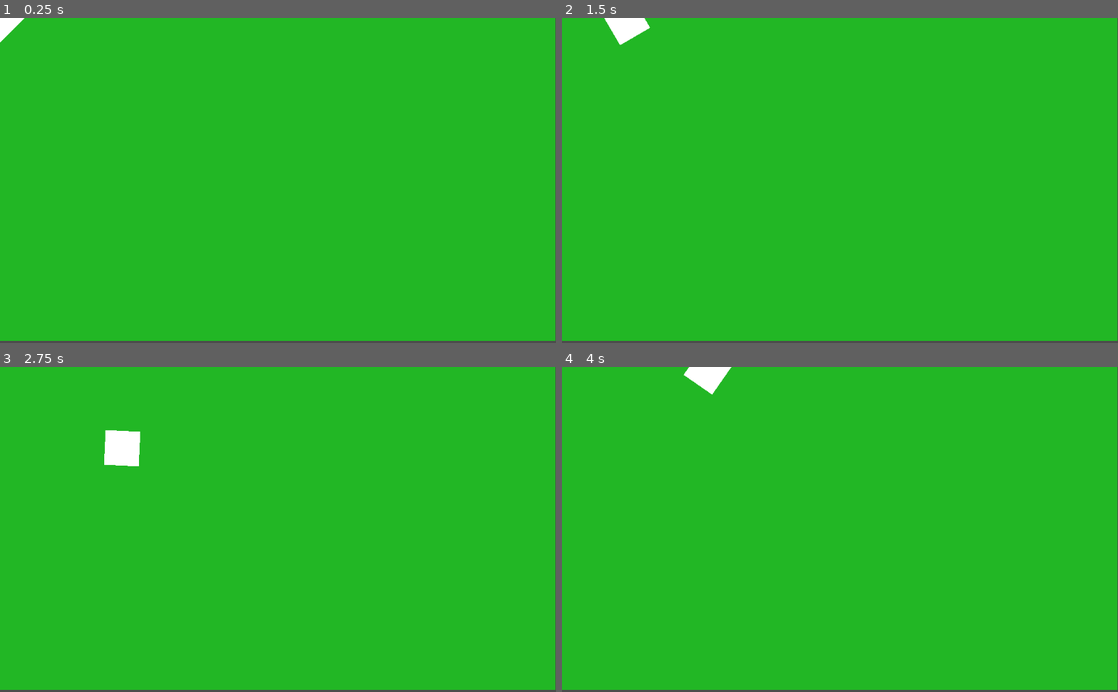
Above: before the commit, frames 1-4 (two rows, left to right).
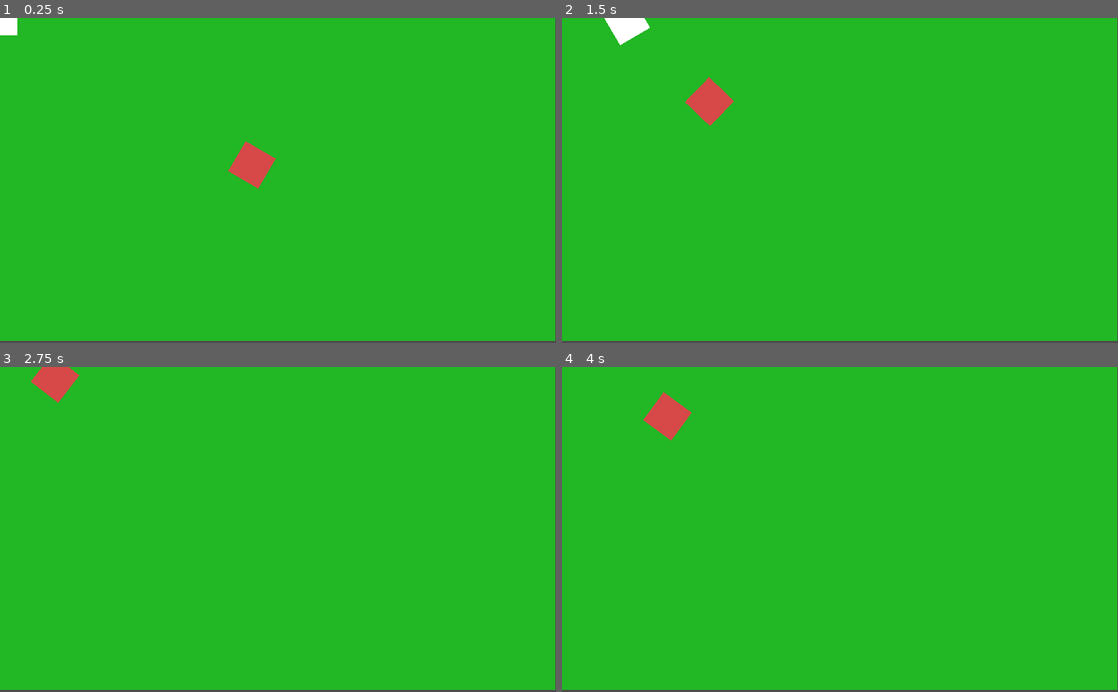
Above: after the commit, the same moments.

Repository: kevinlights/chromatic-fever
Game: Godot game, scene res://Game.tscn
Two runs of this game, one before a commit and one after it. Both use one fixed random seed, a clock stepped at 60 frames per second and the inputs below.
Inputs (mouse positions are in pixels of both pictures, inside the frame that each line leads up to):
- Up to frame 1 (0.25 s): no input
- Up to frame 2 (1.5 s): move the mouse to (962, 164) at 0.52 s; hold Right (ui_right) 0.53-1.28 s; move the mouse to (728, 196) at 1.27 s; hold Down (ui_down) from 1.28 s (still down)
- Up to frame 3 (2.75 s): move the mouse to (333, 458) at 2.02 s; release Down (ui_down) at 2.03 s; hold Right (ui_right) from 2.03 s (still down)
- Up to frame 4 (4 s): move the mouse to (812, 594) at 2.77 s; release Right (ui_right) at 2.78 s; hold Up (ui_up) 2.78-3.53 s; move the mouse to (1006, 578) at 3.52 s; hold Left (ui_left) from 3.53 s (still down)

The runs differ from the first frame. In frame 1, 0.7% of the frame differs, in the area x 0-50%, y 0-53%; in frame 2, 0.7%; in frame 3, 1.3%, in the area x 5-26%, y 0-31%; in frame 4, 1.1%.

Commit message:
Enemies base + Mort joueur

Diff:
--- /dev/null
+++ b/Enemies/Enemy.gd
@@ -0,0 +1,42 @@
+extends KinematicBody2D
+
+class_name Enemy
+
+export var acceleration : int = 300
+export var deceleration : int = 300
+export var top_speed : int = 200
+
+onready var player : KinematicBody2D = get_node("/root/Game/Player")
+
+#Movement
+var accel_direction : Vector2
+var decel_direction : Vector2
+var velocity : Vector2 = Vector2()
+
+# Called when the node enters the scene tree for the first time.
+func _ready():
+	pass # Replace with function body.
+
+func _physics_process(delta):
+	accel_direction = Vector2()
+	decel_direction = Vector2()
+
+	accel_direction = movement_oracle()
+
+	if accel_direction.x == 0:
+		decel_direction.x = (velocity.normalized()*-1).x
+	if accel_direction.y == 0:
+		decel_direction.y = (velocity.normalized()*-1).y
+
+	velocity += acceleration*accel_direction.normalized()*delta
+	velocity += deceleration*decel_direction.normalized()*delta
+
+	var top_directional_speed : Vector2 = velocity.normalized()*top_speed
+	velocity.x = clamp(velocity.x,0 if decel_direction.x < 0 else -abs(top_directional_speed.x),0 if decel_direction.x > 0 else abs(top_directional_speed.x))
+	velocity.y = clamp(velocity.y,0 if decel_direction.y < 0 else -abs(top_directional_speed.y),0 if decel_direction.y > 0 else abs(top_directional_speed.y))
+
+	move_and_slide(velocity,Vector2.UP)
+	look_at(player.global_position)
+
+func movement_oracle() -> Vector2:
+	return (player.global_position - global_position).normalized()
--- /dev/null
+++ b/Enemies/Enemy.tscn
@@ -0,0 +1,30 @@
+[gd_scene load_steps=6 format=2]
+
+[ext_resource path="res://Enemies/Enemy.gd" type="Script" id=1]
+[ext_resource path="res://Assets/square.png" type="Texture" id=2]
+[ext_resource path="res://Enemies/EnemyHitBox.gd" type="Script" id=3]
+
+[sub_resource type="RectangleShape2D" id=1]
+extents = Vector2( 32, 32 )
+
+[sub_resource type="RectangleShape2D" id=2]
+extents = Vector2( 32, 32 )
+
+[node name="Enemy" type="KinematicBody2D"]
+script = ExtResource( 1 )
+
+[node name="BoundingBox" type="CollisionShape2D" parent="."]
+editor/display_folded = true
+shape = SubResource( 1 )
+
+[node name="Sprite" type="Sprite" parent="BoundingBox"]
+modulate = Color( 0.847059, 0.286275, 0.286275, 1 )
+texture = ExtResource( 2 )
+
+[node name="HitBox" type="Area2D" parent="."]
+editor/display_folded = true
+collision_layer = 2
+script = ExtResource( 3 )
+
+[node name="CollisionShape2D" type="CollisionShape2D" parent="HitBox"]
+shape = SubResource( 2 )
--- /dev/null
+++ b/Enemies/EnemyHitBox.gd
@@ -0,0 +1,6 @@
+extends Area2D
+
+onready var player = get_node("/root/Game/Player/HitBox")
+
+func _ready():
+	connect("area_entered",player,"_on_enemy_hit")
--- a/Game.tscn
+++ b/Game.tscn
@@ -1,15 +1,20 @@
-[gd_scene load_steps=4 format=2]
+[gd_scene load_steps=5 format=2]
 
 [ext_resource path="res://Terrain.tscn" type="PackedScene" id=1]
-[ext_resource path="res://Player/Payer.tscn" type="PackedScene" id=2]
-[ext_resource path="res://HUD/HUD.tscn" type="PackedScene" id=3]
+[ext_resource path="res://Player/Player.tscn" type="PackedScene" id=2]
+[ext_resource path="res://Enemies/Enemy.tscn" type="PackedScene" id=3]
+[ext_resource path="res://HUD/HUD.tscn" type="PackedScene" id=4]
 
 [node name="Game" type="Node2D"]
 
 [node name="Terrain" parent="." instance=ExtResource( 1 )]
 
-[node name="Payer" parent="." instance=ExtResource( 2 )]
+[node name="Player" parent="." instance=ExtResource( 2 )]
 
-[node name="Enemies" type="Node" parent="."]
+[node name="Enemies" type="Node2D" parent="."]
+editor/display_folded = true
 
-[node name="HUD" parent="." instance=ExtResource( 3 )]
+[node name="Enemy" parent="Enemies" instance=ExtResource( 3 )]
+position = Vector2( 472.679, 276.241 )
+
+[node name="HUD" parent="." instance=ExtResource( 4 )]
--- a/Player/Payer.tscn
+++ /dev/null
@@ -1,16 +0,0 @@
-[gd_scene load_steps=4 format=2]
-
-[ext_resource path="res://Player/Payer.gd" type="Script" id=1]
-[ext_resource path="res://Assets/square.png" type="Texture" id=2]
-
-[sub_resource type="RectangleShape2D" id=1]
-extents = Vector2( 32, 32 )
-
-[node name="Payer" type="KinematicBody2D"]
-script = ExtResource( 1 )
-
-[node name="CollisionShape2D" type="CollisionShape2D" parent="."]
-shape = SubResource( 1 )
-
-[node name="Sprite" type="Sprite" parent="."]
-texture = ExtResource( 2 )
--- a/Player/Payer.gd
+++ b/Player/Player.gd
@@ -1,12 +1,20 @@
 extends KinematicBody2D
+
+signal player_hit()
+signal player_die()
 
 export var acceleration : int = 300
 export var deceleration : int = 300
 export var top_speed : int = 200
+export var max_health : int = 1
 
+#Movement
 var accel_direction : Vector2
 var decel_direction : Vector2
 var velocity : Vector2 = Vector2()
+
+#Attributes
+var health : int = max_health
 
 # Called when the node enters the scene tree for the first time.
 func _ready():
@@ -39,3 +47,13 @@
 
 	move_and_slide(velocity,Vector2.UP)
 	look_at(get_global_mouse_position())
+
+func hit():
+	health -= 1
+	if health <= 0:
+		die()
+	emit_signal("player_hit")
+
+func die():
+	get_parent().remove_child(self)
+	emit_signal("player_die")
--- /dev/null
+++ b/Player/Player.tscn
@@ -0,0 +1,28 @@
+[gd_scene load_steps=6 format=2]
+
+[ext_resource path="res://Player/Player.gd" type="Script" id=1]
+[ext_resource path="res://Player/PlayerHitBox.gd" type="Script" id=2]
+[ext_resource path="res://Assets/square.png" type="Texture" id=3]
+
+[sub_resource type="RectangleShape2D" id=1]
+extents = Vector2( 32, 32 )
+
+[sub_resource type="RectangleShape2D" id=2]
+extents = Vector2( 32, 32 )
+
+[node name="Player" type="KinematicBody2D"]
+script = ExtResource( 1 )
+
+[node name="BoundingBox" type="CollisionShape2D" parent="."]
+shape = SubResource( 1 )
+
+[node name="HitBox" type="Area2D" parent="."]
+editor/display_folded = true
+collision_mask = 2
+script = ExtResource( 2 )
+
+[node name="CollisionShape2D" type="CollisionShape2D" parent="HitBox"]
+shape = SubResource( 2 )
+
+[node name="Sprite" type="Sprite" parent="."]
+texture = ExtResource( 3 )
--- /dev/null
+++ b/Player/PlayerHitBox.gd
@@ -0,0 +1,4 @@
+extends Area2D
+
+func _on_enemy_hit(area : Area2D):
+	get_parent().hit()
--- a/project.godot
+++ b/project.godot
@@ -8,9 +8,14 @@
 
 config_version=4
 
-_global_script_classes=[  ]
+_global_script_classes=[ {
+"base": "KinematicBody2D",
+"class": "Enemy",
+"language": "GDScript",
+"path": "res://Enemies/Enemy.gd"
+} ]
 _global_script_class_icons={
-
+"Enemy": ""
 }
 
 [application]
@@ -19,6 +24,16 @@
 run/main_scene="res://Game.tscn"
 config/icon="res://icon.png"
 
+[display]
+
+window/stretch/mode="2d"
+window/stretch/aspect="keep"
+
+[layer_names]
+
+2d_physics/layer_1="Player"
+2d_physics/layer_2="Enemies"
+
 [rendering]
 
 environment/default_environment="res://default_env.tres"
